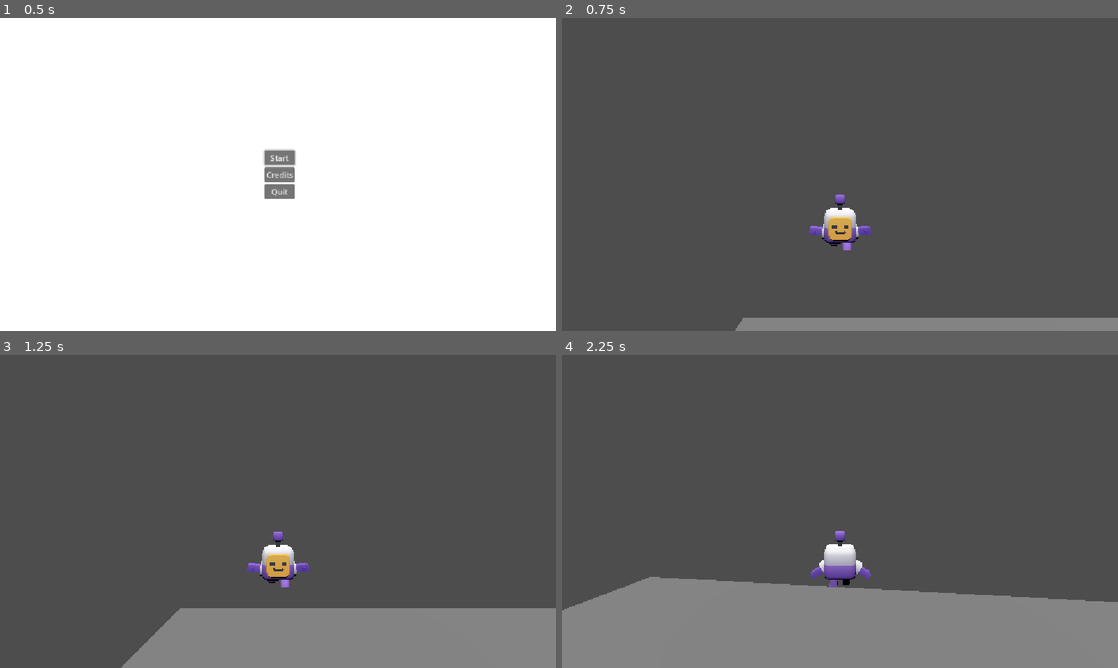
Above: before the commit, frames 1-4 (two rows, left to right).
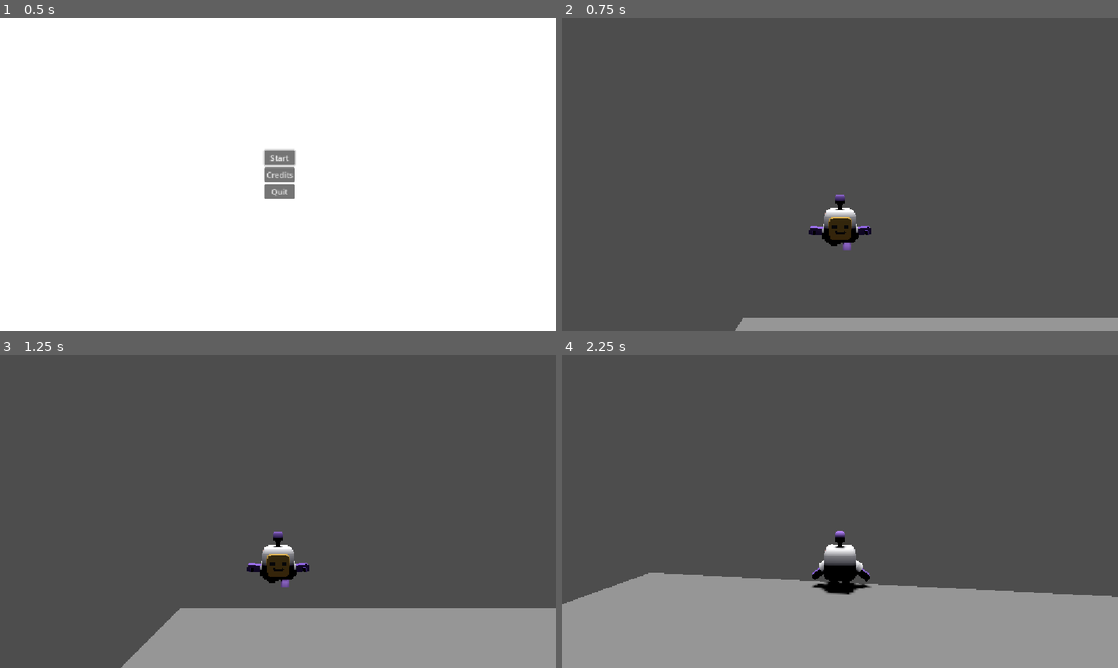
Above: after the commit, the same moments.

Repository: Strawreo/Sistemas-Multim-dia---Jogo-
Game: Godot game, scene res://Scenes/Menus/MainMenu.tscn
The game is run twice, just before and just after one commit, with the same random seed, the same clock (stepped at 60 frames per second) and the same inputs.
Inputs (mouse positions are in pixels of both pictures, inside the frame that each line leads up to):
- Up to frame 1 (0.5 s): no input
- Up to frame 2 (0.75 s): click "Start" at 0.5 s
- Up to frame 3 (1.25 s): no input
- Up to frame 4 (2.25 s): move the mouse to (867, 511) at 1.27 s; hold W (move_up) from 1.28 s (still down); tap Space (jump) at 1.52 s; move the mouse to (812, 511) at 2.02 s

Frame 1 is identical in both runs. In frame 2, 0.7% of the frame differs, in the area x 44-56%, y 56-75%; in frame 3, 0.7%; in frame 4, 2.4%, in the area x 0-100%, y 56-82%.

Commit message:
fix: Collision correction + Fullscreen

Diff:
--- a/Scenes/Agents/Player.tscn
+++ b/Scenes/Agents/Player.tscn
@@ -4,7 +4,7 @@
 [ext_resource type="PackedScene" uid="uid://xy8rvnjp22n5" path="res://Assets/models/character.glb" id="2_4q1rs"]
 
 [sub_resource type="CapsuleShape3D" id="CapsuleShape3D_ms4e4"]
-height = 1.2154541
+height = 1.1148987
 
 [sub_resource type="SphereShape3D" id="SphereShape3D_k41lo"]
 
@@ -12,7 +12,7 @@
 script = ExtResource("1_xjclr")
 
 [node name="CollisionShape3D" type="CollisionShape3D" parent="." unique_id=1831706605]
-transform = Transform3D(1, 0, 0, 0, 1, 0, 0, 0, 1, 0, 0.50795615, 0)
+transform = Transform3D(1, 0, 0, 0, 1, 0, 0, 0, 1, 0, 0.55823386, 0)
 shape = SubResource("CapsuleShape3D_ms4e4")
 
 [node name="CharacterBody" parent="." unique_id=1529023801 instance=ExtResource("2_4q1rs")]
@@ -28,10 +28,10 @@
 transform = Transform3D(1, 0, 0, 0, 0.9961947, 0.08715574, 0, -0.08715574, 0.9961947, -1.8047786e-15, 0.17625, -0.02375)
 
 [node name="arm-left" parent="CharacterBody/character/root/torso" index="0" unique_id=1041091728]
-transform = Transform3D(0.70710677, 0.70710677, 0, -0.70710677, 0.70710677, 0, 0, 0, 1, 0.3, 0.17500001, 0)
+transform = Transform3D(0.7071067, 0.7071067, 0, -0.7071067, 0.7071067, 0, 0, 0, 1, 0.3, 0.17500001, 0)
 
 [node name="arm-right" parent="CharacterBody/character/root/torso" index="1" unique_id=178014771]
-transform = Transform3D(0.70710677, -0.70710677, 0, 0.70710677, 0.70710677, 0, 0, 0, 1, -0.3, 0.1195, 0)
+transform = Transform3D(0.7071067, -0.7071067, 0, 0.7071067, 0.7071067, 0, 0, 0, 1, -0.3, 0.1195, 0)
 
 [node name="SpringArm3D" type="SpringArm3D" parent="." unique_id=476963484]
 transform = Transform3D(1, 0, 0, 0, 1, 0, 0, 0, 1, 0, 1.5, 0)
--- a/Scenes/Levels/Level_1.tscn
+++ b/Scenes/Levels/Level_1.tscn
@@ -13,7 +13,8 @@
 [node name="Ground" parent="." unique_id=768119649 instance=ExtResource("2_q8yj7")]
 
 [node name="Light" parent="." unique_id=865945749 instance=ExtResource("3_87l2y")]
-transform = Transform3D(1, 0, 0, 0, 0.6128054, 0.79023385, 0, -0.79023385, 0.6128054, 0, 15.971777, 54.456215)
+transform = Transform3D(1, 0, 0, 0, -0.011176199, 0.9999376, 0, -0.9999376, -0.011176199, 0, 22.196825, 6.8997726)
+shadow_enabled = true
 
 [node name="Platform" parent="." unique_id=168723649 instance=ExtResource("4_87l2y")]
 transform = Transform3D(1, 0, 0, 0, 1, 0, 0, 0, 1, -5.5044985, -9.536743e-07, 9.037392)
--- a/Scenes/Menus/Credits.tscn
+++ b/Scenes/Menus/Credits.tscn
@@ -45,8 +45,9 @@
 [node name="Parte Prática" type="Label" parent="HBoxContainer" unique_id=1301251978]
 layout_mode = 2
 text = "- Parte Prática
-Eryck Emmanuel - Programador
-Artur - Programador "
+Artur
+Eryck Emmanuel
+"
 label_settings = SubResource("LabelSettings_f6wxy")
 
 [node name="Parte Teórica" type="Label" parent="HBoxContainer" unique_id=360096369]
--- a/project.godot
+++ b/project.godot
@@ -17,6 +17,7 @@
 
 [display]
 
+window/size/mode=4
 window/stretch/mode="canvas_items"
 window/stretch/aspect="expand"
 
Not shown, added: export_presets.cfg
